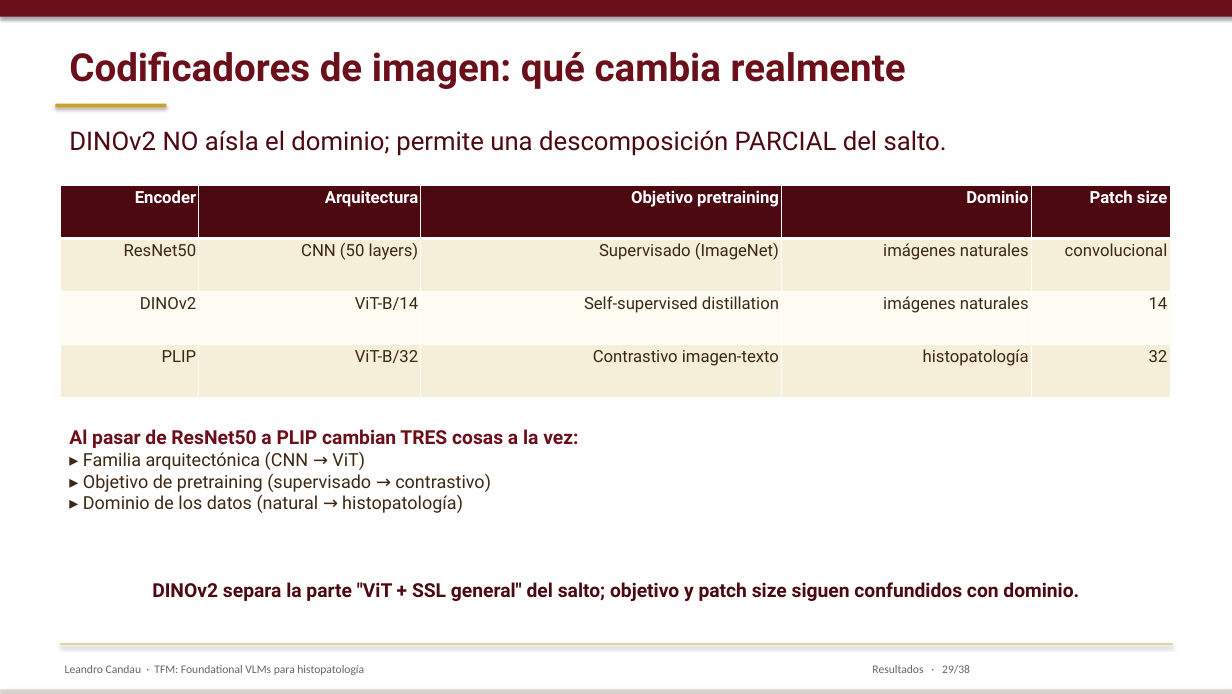
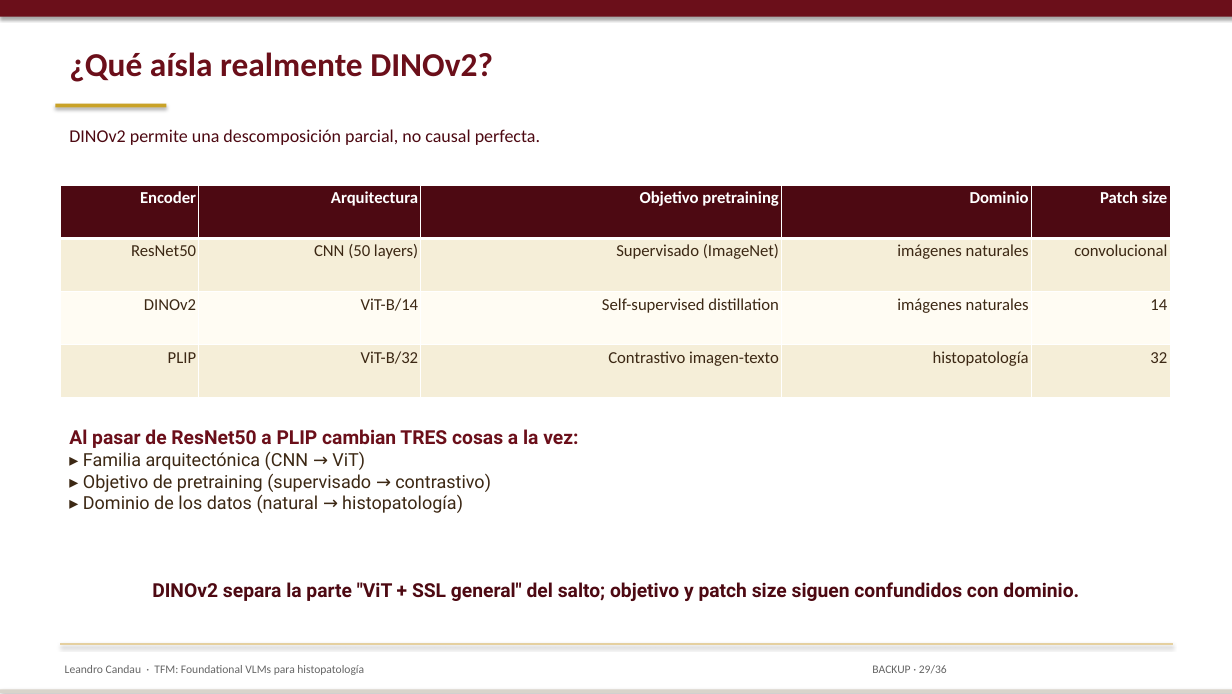
Before and after one commit to lcandau/histopathology-clip-lab, a slide deck: slide 29 of report/TFM_defense.pptx. Drawn at 1232x694 pixels with LibreOffice and Linux fonts; fonts in the diff are those of the drawing. Boxes give left, top, right and bottom in pixels: in the first picture for what was removed or moved away, otherwise in the second. Text is boxed around its words. In the diff, an @@ line names an element or a change of style, - is before the commit and + after.

```diff
--- a/report/TFM_defense.pptx
+++ b/report/TFM_defense.pptx
@@ text at <box>69,52,493,82</box>: text changed; size 30 to 26 pt; font Roboto to Calibri @@
-Codificadores de imagen: qué cambia realmente
+¿Qué aísla realmente DINOv2?
@@ text at <box>69,129,540,145</box>: text changed; size 20 to 14 pt; font Roboto to Calibri @@
-DINOv2 NO aísla el dominio; permite una descomposición PARCIAL del salto.
+DINOv2 permite una descomposición parcial, no causal perfecta.
@@ table at <box>60,185,1170,398</box> @@
@@ font Roboto to Calibri @@
@@ text at <box>872,665,947,673</box>: text changed @@
-Resultados · 29/38
+BACKUP · 29/36
```
Also in this commit, not shown: 28 other slides changed, 1 slide added, 3 slides removed.
